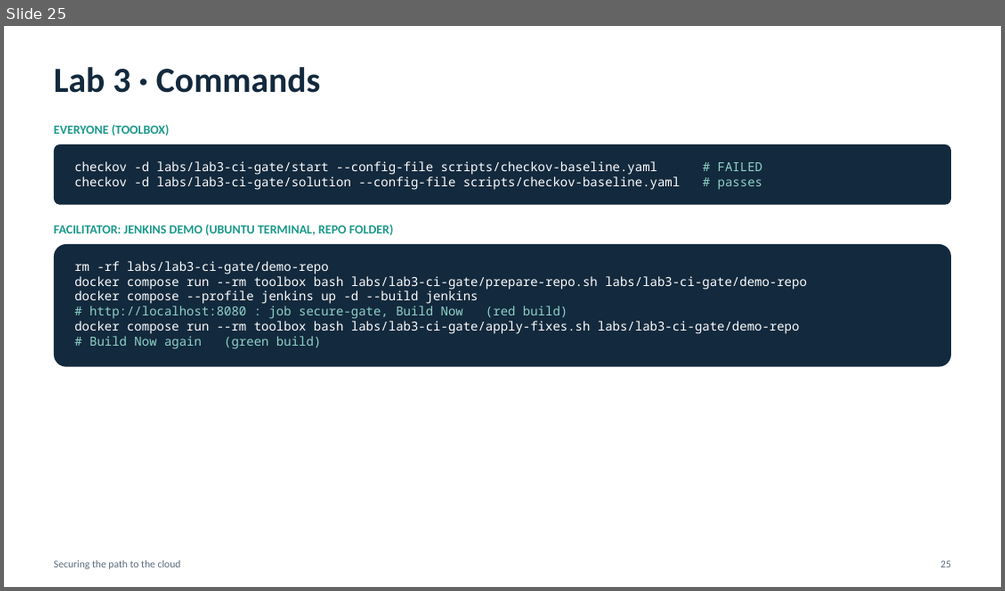
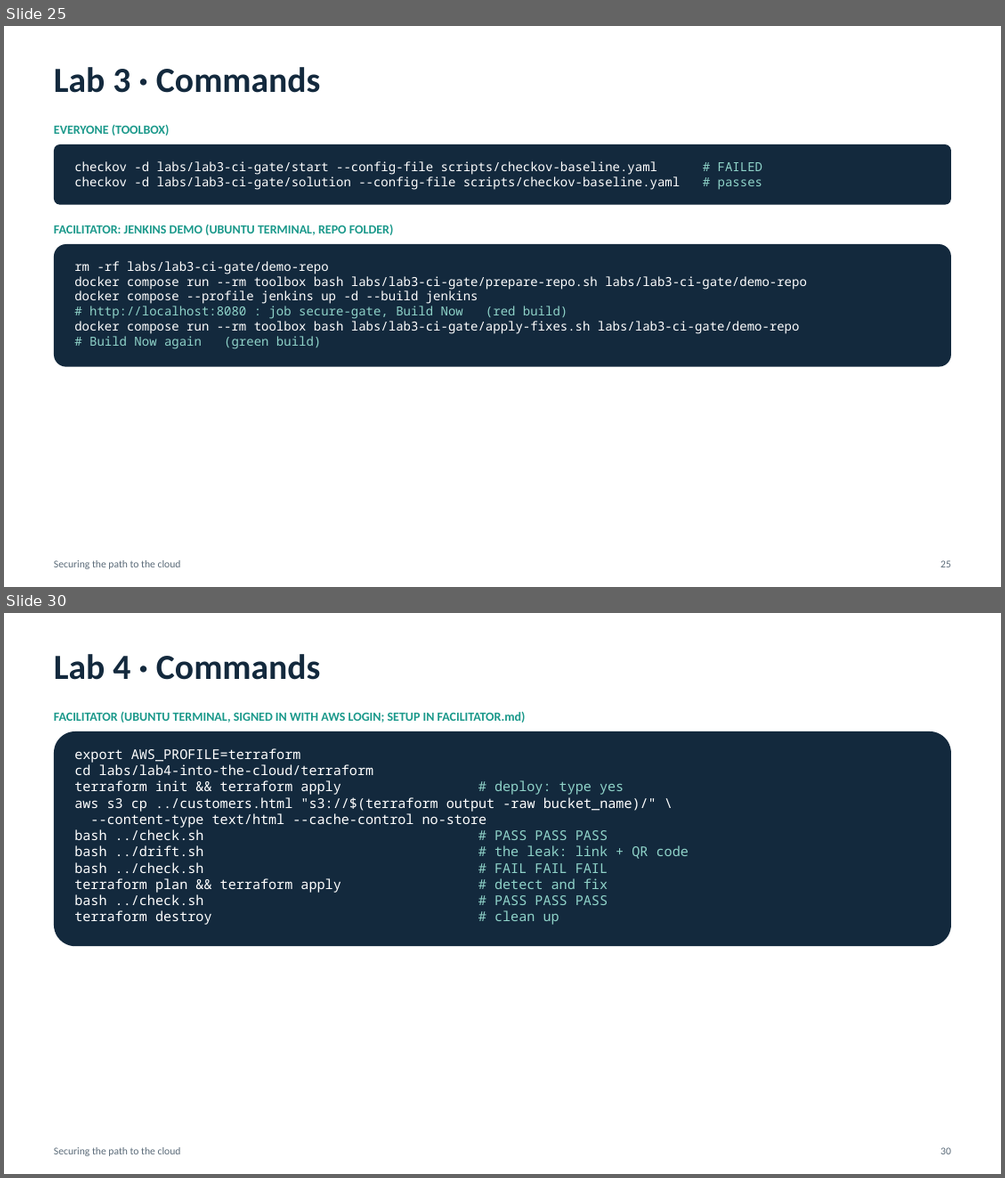
Before and after one commit to PrathameshChopade/MIT-Cloud-Demo, a slide deck: presentation/Securing-the-Path-to-the-Cloud.pptx. Shown one above the other, each under a label of ours: slide 25 before the commit, slides 25 and 30 after it; the slides between them are not shown. The pictures are 1005x591 and 1005x1178 pixels, drawn with LibreOffice and Linux fonts; fonts in the diff are those of the drawing. Boxes give left, top, right and bottom in pixels: in the first picture for what was removed or moved away, otherwise in the second. Text is boxed around its words. In the diff, an @@ line names an element or a change of style, - is before the commit and + after.

Commit message:
Review pass: IPv4-only apt in Dockerfiles, idempotent AWS profile setup, Lab 4 doc fixes, deck gains Lab 4 section

```diff
--- a/presentation/Securing-the-Path-to-the-Cloud.pptx
+++ b/presentation/Securing-the-Path-to-the-Cloud.pptx
@@ slide 30 added at (4, 613, 1001, 1174), background #FFFFFF @@
@@ text added at (54, 654, 321, 680), 34 pt, text #13293D, bold @@
+Lab 4 · Commands
@@ text added at (54, 712, 526, 722), 12 pt, text #1B998B, bold @@
+FACILITATOR (UBUNTU TERMINAL, SIGNED IN WITH AWS LOGIN; SETUP IN FACILITATOR.md)
@@ rounded rectangle added at (54, 731, 952, 946), fill #13293D @@
@@ text added at (74, 748, 688, 925), 13 pt, text #FFFFFF @@
+export AWS_PROFILE=terraform
+cd labs/lab4-into-the-cloud/terraform
+terraform init && terraform apply # deploy: type yes
+aws s3 cp ../customers.html "s3://$(terraform output -raw bucket_name)/" \
+--content-type text/html --cache-control no-store
+bash ../check.sh # PASS PASS PASS
+bash ../drift.sh # the leak: link + QR code
+bash ../check.sh # FAIL FAIL FAIL
+terraform plan && terraform apply # detect and fix
+bash ../check.sh # PASS PASS PASS
+terraform destroy # clean up
@@ text added at (54, 1147, 181, 1156), 10 pt, text #5B6B79 @@
+Securing the path to the cloud
@@ text added at (940, 1147, 951, 1154), 10 pt, text #5B6B79 @@
+30
```
Also in this commit, not shown: 3 slides changed, 4 other slides added, 5 other files.
